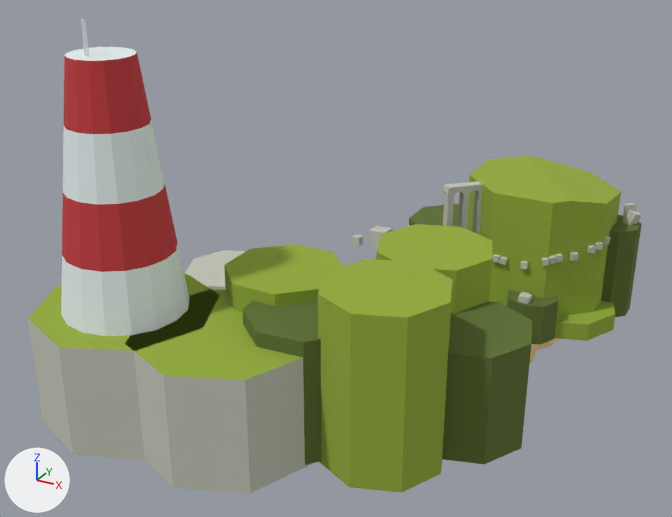
The Blender file Scenes/islands/jungle/jungle.blend: old version first, new version second.
Camera for both pictures: a 50 mm camera at (126.2, -395.5, 169.9) aimed at (-33.4, -105.2, 24.7). The axes (+X, +Y, +Z) are drawn at lower left. The lights are the same throughout.

Before the edit, the objects in view are built like this:
```python
me_cylinder_001 = bpy.data.meshes.new('Cylinder.001')
me_cylinder_001.from_pydata(...)  # 80 vertices, 66 faces; spans x -20.0..20.0, y -20.0..20.0, z 0.0..80.0
# faces by material slot: [34, 32]
me_cylinder_001.materials.append(mat_e5efef)  # white #e5efef
me_cylinder_001.materials.append(mat_c33c40)  # red #c33c40
me_cylinder_004 = bpy.data.meshes.new('Cylinder.004')
me_cylinder_004.from_pydata([(0.0, -5.0, 0.0), (0.0, -5.0, 10.0), (-1.91, -4.62, 0.0), (-1.91, -4.62, 10.0), (0.0, -4.75, 0.0), (0.0, -4.75, 10.0), (-1.82, -4.39, 0.0), (-1.82, -4.39, 10.0)], [], [(0, 1, 3, 2), (4, 6, 7, 5), (2, 6, 4, 0), (1, 5, 7, 3), (2, 3, 7, 6), (0, 4, 5, 1)])
me_cylinder_004.materials.append(mat_glass)  # white #e5efef
me_cylinder_017 = bpy.data.meshes.new('Cylinder.017')
me_cylinder_017.from_pydata(...)  # an 8-sided cylinder along z spanning x -20.0..20.0, y -20.0..20.0, z 0.0..7.0
me_cylinder_017.materials.append(mat_94ad39)  # green #94ad39
ob_ground_col_009 = bpy.data.objects.new('ground-col.009', me_cylinder_017)
ob_ground_col_009.location = (46.0, -61.0, -1.0)
ob_ground_col_009.rotation_euler = (0.0, 0.0, 0.718)  # degrees (0, 0, 41)
ob_lighthouse_col = bpy.data.objects.new('lighthouse-col', me_cylinder_001)
ob_lighthouse_col.location = (-60.0, -195.0, 37.0)
ob_railing = bpy.data.objects.new('railing', me_cylinder_004)
ob_railing.parent = ob_lighthouse_col
ob_railing.location = (0.0, 0.0, 80.0)
# also in view: 'ground-col.021' at (-60.0, -195.0, 18.0); 'ground-col.015' at (23.0, -178.1, 27.5); 'ground-col.017' at (-3.0, -178.1, 21.0); 'ground-col.008' at (38.0, -80.0, 7.0); 'ground-col.013' at (-21.0, -162.1, 22.5)
```
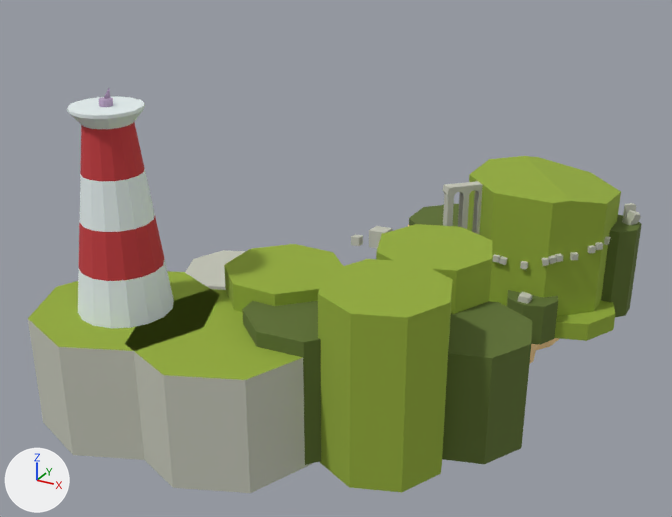
What differs and where, as boxes (x1, y1, x2, y2) in the pictures (672 x 517 px):
```json
{"object": "lighthouse-col", "change": "mesh rescaled", "before": [61, 47, 189, 336], "after": [78, 122, 174, 328], "on screen": "25% narrower, 29% shorter"}
{"object": "floor-col", "change": "added", "after": [67, 96, 145, 129]}
{"object": "railing", "change": "deleted", "before": [81, 19, 89, 57]}
{"object": "sundial-col", "change": "added", "after": [98, 97, 113, 107]}
{"object": "pointy", "change": "added", "after": [103, 88, 110, 99]}
```

The change, as JSON lines over the scene's bpy script:
```json
{"op": "add", "block": "mat_b8a1c2", "code": ["mat_b8a1c2 = principled_material('b8a1c2')", "mat_b8a1c2.base_color = (0.479, 0.356, 0.539)  # purple #b8a1c2", "mat_b8a1c2.roughness = 1.0"]}
{"block": "me_cylinder_001", "where": "me_cylinder_001.from_pydata(...)  # 80 vertices, 66 faces; spans x -20.0..20.0, y -20.0..20.0, z 0.0..80.0"}
{"block": "me_cylinder_001", "where": "# used by ob_lighthouse_col; location = (-60.0, -195.0, 37.0)"}
{"block": "me_cylinder_001", "change": "me_cylinder_001 part 1: the whole mesh is scaled about the mesh origin by 0.75"}
{"op": "add", "block": "me_cylinder_033", "code": ["me_cylinder_033 = bpy.data.meshes.new('Cylinder.033')", "me_cylinder_033.from_pydata(...)  # a 16-sided cylinder along z spanning x -2.0..2.0, y -2.0..2.0, z 0.0..2.0", "me_cylinder_033.materials.append(mat_b8a1c2)  # purple #b8a1c2"]}
{"op": "add", "block": "me_cube_003", "code": ["me_cube_003 = bpy.data.meshes.new('Cube.003')", "me_cube_003.from_pydata([(-0.06, -1.01, 0.0), (-0.06, 1.99, 0.0), (-0.06, 1.99, 3.0), (0.06, -1.01, 0.0), (0.06, 1.99, 0.0), (0.06, 1.99, 3.0)], [], [(5, 2, 0, 3), (1, 2, 5, 4), (1, 0, 2), (1, 4, 3, 0), (4, 5, 3)])", "me_cube_003.materials.append(mat_b8a1c2)  # purple #b8a1c2"]}
{"op": "add", "block": "me_cylinder_023", "code": ["me_cylinder_023 = bpy.data.meshes.new('Cylinder.023')", "me_cylinder_023.from_pydata(...)  # 48 vertices, 34 faces; spans x -11.0..11.0, y -11.0..11.0, z 0.0..5.0", "me_cylinder_023.materials.append(mat_e5efef)  # white #e5efef"]}
{"op": "remove", "block": "ob_railing", "code": ["ob_railing = bpy.data.objects.new('railing', me_cylinder_004)", "ob_railing.parent = ob_lighthouse_col", "ob_railing.location = (0.0, 0.0, 80.0)"]}
{"op": "add", "block": "ob_pointy", "code": ["ob_pointy = bpy.data.objects.new('pointy', me_cube_003)", "ob_pointy.parent = ob_sundial_col", "ob_pointy.matrix_parent_inverse = Matrix(((1.0, 0.0, 0.0, 60.0), (0.0, 1.0, 0.0, 195.0), (0.0, 0.0, 1.0, -102.0), (0.0, 0.0, 0.0, 1.0)))", "ob_pointy.location = (-60.0, -195.0, 104.0)"]}
{"op": "add", "block": "ob_sundial_col", "code": ["ob_sundial_col = bpy.data.objects.new('sundial-col', me_cylinder_033)", "ob_sundial_col.parent = ob_lighthouse_col", "ob_sundial_col.matrix_parent_inverse = Matrix(((1.0, 0.0, 0.0, 60.0), (0.0, 1.0, 0.0, 195.0), (0.0, 0.0, 1.0, -37.0), (0.0, 0.0, 0.0, 1.0)))", "ob_sundial_col.location = (-60.0, -195.0, 102.0)"]}
{"op": "add", "block": "ob_floor_col", "code": ["ob_floor_col = bpy.data.objects.new('floor-col', me_cylinder_023)", "ob_floor_col.parent = ob_lighthouse_col", "ob_floor_col.matrix_parent_inverse = Matrix(((1.0, 0.0, 0.0, 60.0), (0.0, 1.0, 0.0, 195.0), (0.0, 0.0, 1.0, -37.0), (0.0, 0.0, 0.0, 1.0)))", "ob_floor_col.location = (-60.0, -195.0, 97.0)"]}
```
